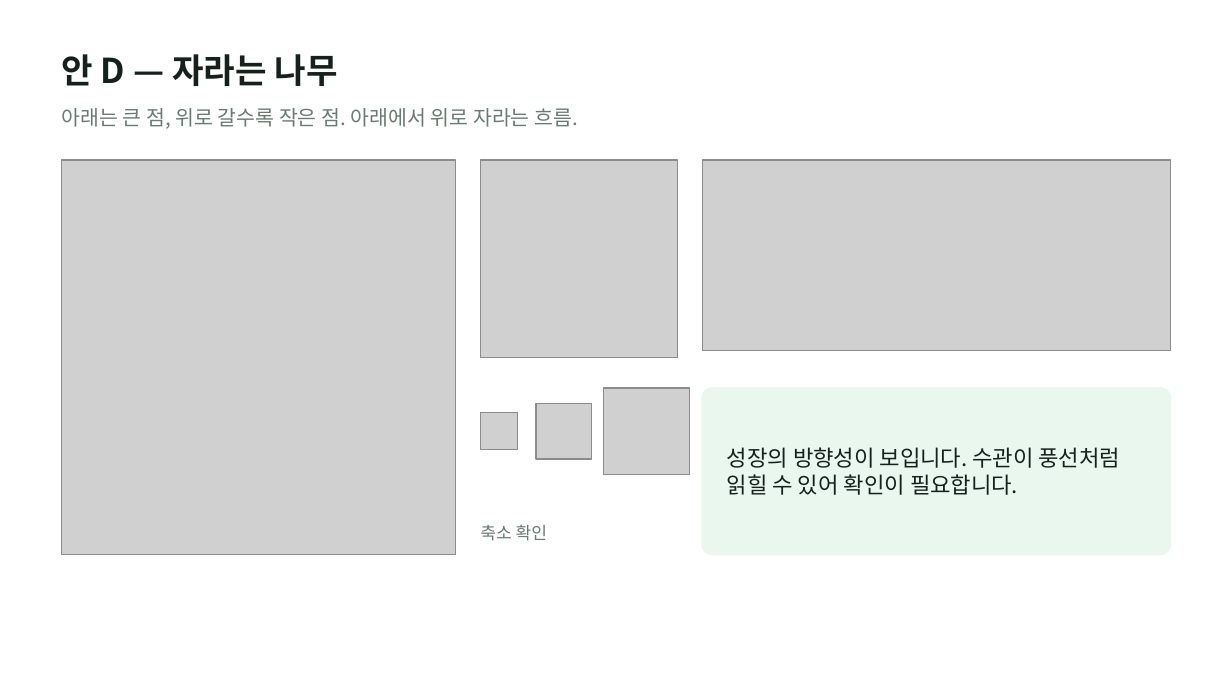
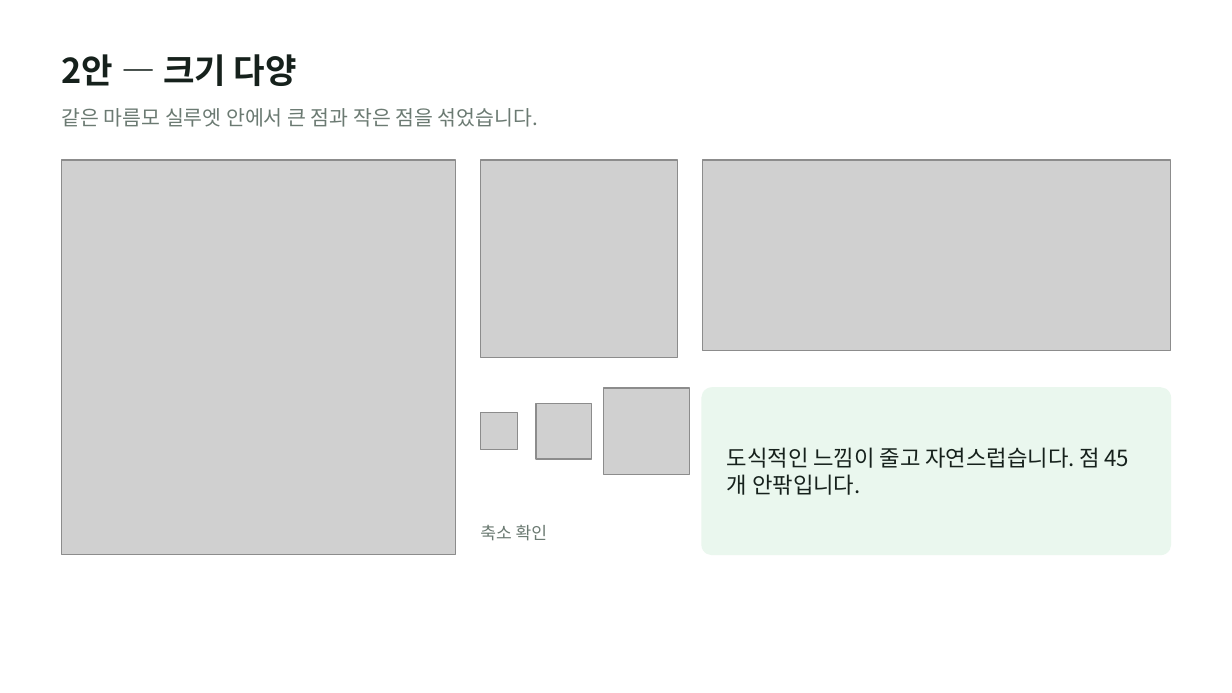
Before and after one commit to otterlee0208/otterlee, a slide deck: slide 5 of bi/zambia-variations-v3/plant-zambia-bi-variations-v3.pptx (slide 7 before the commit). Drawn at 1232x693 pixels with LibreOffice and Linux fonts; fonts in the diff are those of the drawing; grey boxes stand for pictures. Boxes give left, top, right and bottom in pixels: in the first picture for what was removed or moved away, otherwise in the second. Text is boxed around its words. In the diff, an @@ line names an element or a change of style, - is before the commit and + after.

```diff
--- a/bi/zambia-variations-v3/plant-zambia-bi-variations-v3.pptx
+++ b/bi/zambia-variations-v3/plant-zambia-bi-variations-v3.pptx
@@ text at (x1=62, y1=54, x2=297, y2=86): text changed @@
-안 D — 자라는 나무
+2안 — 크기 다양
@@ text at (x1=62, y1=108, x2=539, y2=127): text changed @@
-아래는 큰 점, 위로 갈수록 작은 점. 아래에서 위로 자라는 흐름.
+같은 마름모 실루엣 안에서 큰 점과 작은 점을 섞었습니다.
@@ text at (x1=727, y1=447, x2=1099, y2=495): text changed @@
-성장의 방향성이 보입니다. 수관이 풍선처럼 읽힐 수 있어 확인이 필요합니다.
+도식적인 느낌이 줄고 자연스럽습니다. 점 45개 안팎입니다.
```
Also in this commit, not shown: 5 other slides changed, 1 slide added, 2 slides removed, 56 other files.
